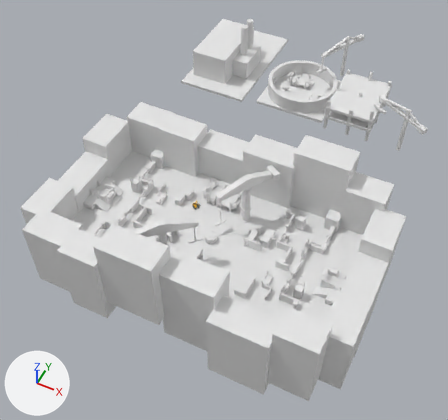
Renders of the Blender file Blender/Levels/testArenaBlockout.blend from each side of a commit.
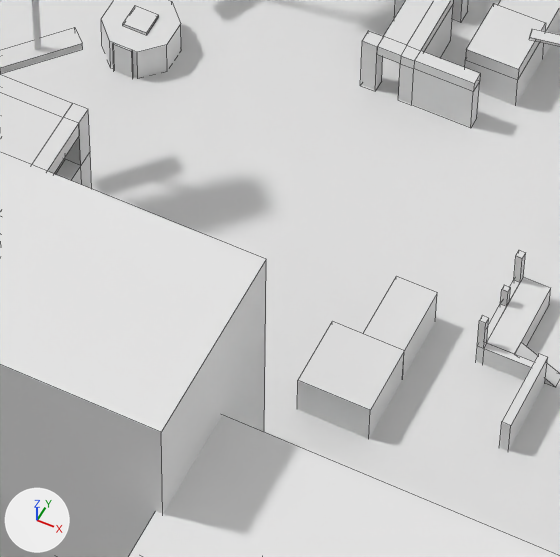
The first picture shows the older version from a 50 mm camera at (117.6, -216.7, 303.8) aimed at (-7.4, 33.4, -8.8). The close-ups show both versions on the part from 42% to 61% of the width and 55% to 75% of the height of that picture; other places that the commit changed are outside them. Lighting does not change. The marker at lower left points along +X, +Y and +Z. The close-ups show mesh edges as thin lines.
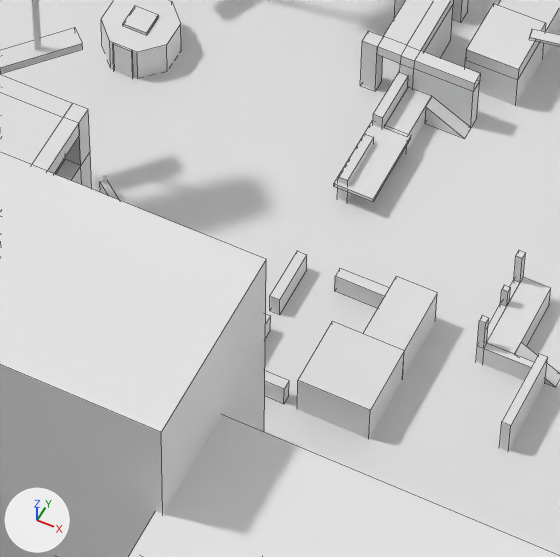
Where the newer file only moved an object's origin or applied its transform, the numbers keep the older frame.

The change, as a list of edits to the scene's bpy script:
```text
Add me_cube_080:
    me_cube_080.from_pydata(...)  # a box spanning x -4.11..4.11, y -1.99..1.99, z -0.22..0.22
Add me_cube_077:
    me_cube_077.from_pydata(...)  # a box spanning x -2.7..2.7, y -1.22..1.22, z -1.32..1.32
Add me_cylinder_005:
    me_cylinder_005.from_pydata([(-0.72, 1.38, 1.62), (0.72, 1.38, 1.62), (-0.72, 1.35, -0.81), (0.72, 1.35, -0.81), (-0.72, -2.73, -0.81), (0.72, -2.73, -0.81)], [], [(0, 1, 3, 2), (2, 3, 5, 4), (3, 1, 5), (4, 5, 1, 0), (0, 2, 4)])
Add me_cube_076:
    me_cube_076.from_pydata(...)  # a box spanning x -2.78..2.78, y -0.5..0.5, z -2.03..2.03
Add me_cube_075:
    me_cube_075.from_pydata(...)  # a box spanning x -2.78..2.78, y -0.5..0.5, z -1.76..1.76
Add me_cube_038:
    me_cube_038.from_pydata([(-1.93, -0.35, -0.8), (-1.93, -0.35, 0.8), (-1.93, 0.35, -0.8), (-1.93, 0.35, 0.8), (1.93, -0.35, -0.8), (1.93, -0.35, 1.72), (1.93, 0.35, -0.8), (1.93, 0.35, 1.72)], [], [(0, 1, 3, 2), (2, 3, 7, 6), (6, 7, 5, 4), (4, 5, 1, 0), (2, 6, 4, 0), (7, 3, 1, 5)])
Add me_cube_011:
    me_cube_011.from_pydata(...)  # a box spanning x -2.78..2.78, y -0.5..0.5, z -1.15..1.15
Add ob_cube_104:
    ob_cube_104 = bpy.data.objects.new('Cube.104', me_cube_080)
    ob_cube_104.location = (26.1, -4.1, 2.7)
    ob_cube_104.rotation_euler = (0.0, 0.0, 4.712)  # degrees (0, 0, 270)
Add ob_cube_103:
    ob_cube_103 = bpy.data.objects.new('Cube.103', me_cube_077)
    ob_cube_103.location = (26.6, 2.5, 1.6)
    ob_cube_103.rotation_euler = (0.0, 0.0, 4.712)  # degrees (0, 0, 270)
Add ob_cylinder_015:
    ob_cylinder_015 = bpy.data.objects.new('Cylinder.015', me_cylinder_005)
    ob_cylinder_015.location = (29.3, 4.4, 1.3)
    ob_cylinder_015.rotation_euler = (0.0, 0.0, 1.571)  # degrees (0, 0, 90)
Add ob_cube_102:
    ob_cube_102 = bpy.data.objects.new('Cube.102', me_cube_076)
    ob_cube_102.location = (24.9, 2.4, 2.5)
    ob_cube_102.rotation_euler = (0.0, 0.0, 4.712)  # degrees (0, 0, 270)
Add ob_cube_101:
    ob_cube_101 = bpy.data.objects.new('Cube.101', me_cube_075)
    ob_cube_101.location = (24.9, -5.1, 2.0)
    ob_cube_101.rotation_euler = (0.0, 0.0, 4.712)  # degrees (0, 0, 270)
Add ob_cube_095:
    ob_cube_095 = bpy.data.objects.new('Cube.095', me_cube_038)
    ob_cube_095.location = (6.2, -18.0, 1.2)
    ob_cube_095.rotation_euler = (0.0, 0.0, 5.56)  # degrees (0, 0, 319)
Add ob_cube_094:
    ob_cube_094 = bpy.data.objects.new('Cube.094', me_cube_011)
    ob_cube_094.location = (31.4, -16.9, 1.6)
    ob_cube_094.rotation_euler = (0.0, 0.0, 3.142)  # degrees (0, 0, 180)
Add ob_cube_093:
    ob_cube_093 = bpy.data.objects.new('Cube.093', me_cube_011.copy())
    ob_cube_093.location = (24.9, -19.2, 1.6)
    ob_cube_093.rotation_euler = (0.0, 0.0, 4.712)  # degrees (0, 0, 270)
Add ob_cube_092:
    ob_cube_092 = bpy.data.objects.new('Cube.092', me_cube_011.copy())
    ob_cube_092.location = (24.9, -26.7, 1.6)
    ob_cube_092.rotation_euler = (0.0, 0.0, 4.712)  # degrees (0, 0, 270)
Add ob_cube_091:
    ob_cube_091 = bpy.data.objects.new('Cube.091', me_cube_011.copy())
    ob_cube_091.location = (27.1, -29.9, 1.6)
    ob_cube_091.rotation_euler = (0.0, 0.0, 3.142)  # degrees (0, 0, 180)
```

What differs and where, as boxes [x1, y1, x2, y2] in the close-ups (560 x 557 px):
'Cube.104', added: after [334, 120, 411, 202]
'Cube.103', added: after [385, 87, 432, 153]
'Cube.094', added: after [335, 268, 389, 308]
'Cube.093', added: after [270, 251, 307, 315]
'Cylinder.015', added: after [425, 96, 471, 138]
'Cube.102', added: after [373, 72, 408, 128]
'Cube.101', added: after [337, 134, 374, 202]
'Cube.091', added: after [265, 371, 289, 404]
'Cube.095', added: after [100, 180, 119, 200]
'Cube.092', added: after [265, 314, 270, 338]
